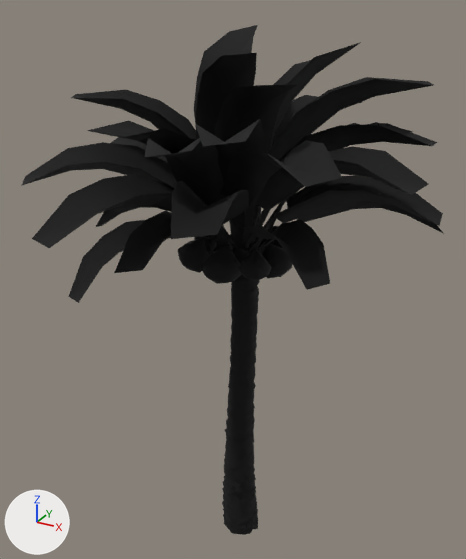
Two versions of the FBX model Asset/Tree068.FBX, one commit apart.
Before and after are seen from a 50 mm lens placed at (3.33, -6.32, 6.9), pointed at (-0.18, 0.08, 3.71). Every picture has the same lights, and +X, +Y and +Z are marked at lower left. Where no turn or scale is listed for an object, it has been applied to the vertices.

Before the edit, the objects in view are built like this:
```python
me_mesh = bpy.data.meshes.new('Mesh')
me_mesh.from_pydata(...)  # 1827 vertices, 3093 faces; spans x -2.37..2.22, y -2.39..2.21, z -0.07..6.58
me_mesh.materials.append(mat_material__25)  # black #000000
ob_am113_068_phoenix_dactylifera = bpy.data.objects.new('AM113_068_phoenix_dactylifera', me_mesh)
ob_am113_068_phoenix_dactylifera.location = (0.0, 0.0, 0.0)
```
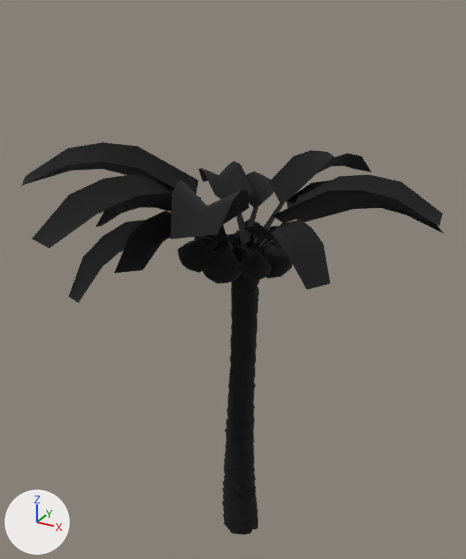
Boxes (x1, y1, x2, y2) around the edits, measured in the pictures (466 x 559 px):
```json
{"object": "AM113_068_phoenix_dactylifera", "change": "reshaped", "before": [21, 25, 444, 535], "after": [21, 142, 444, 535], "on screen": "23% shorter"}
{"part": 1, "of": "me_mesh", "change": "deleted", "before": [71, 25, 437, 250], "on screen": "black"}
```

The change, as JSON lines over the scene's bpy script:
```json
{"block": "me_mesh", "where": "# used by ob_am113_068_phoenix_dactylifera; location = (0.0, 0.0, 0.0)"}
{"op": "remove", "block": "me_mesh", "code": "me_mesh.from_pydata(...)  # 1827 vertices, 3093 faces; spans x -2.37..2.22, y -2.39..2.21, z -0.07..6.58"}
{"op": "add", "block": "me_mesh", "code": "me_mesh.from_pydata(...)  # 1538 vertices, 2787 faces; spans x -2.08..2.22, y -2.39..2.2, z -0.07..5.42"}
{"block": "me_mesh", "change": "me_mesh part 1: 17 loose pieces with 289 vertices, spanning x -2.37..2.15, y -2.01..2.21, z 4.09..6.58, are deleted"}
{"block": "me_mesh", "change": "me_mesh part 2: the surface is now shaded flat"}
```
